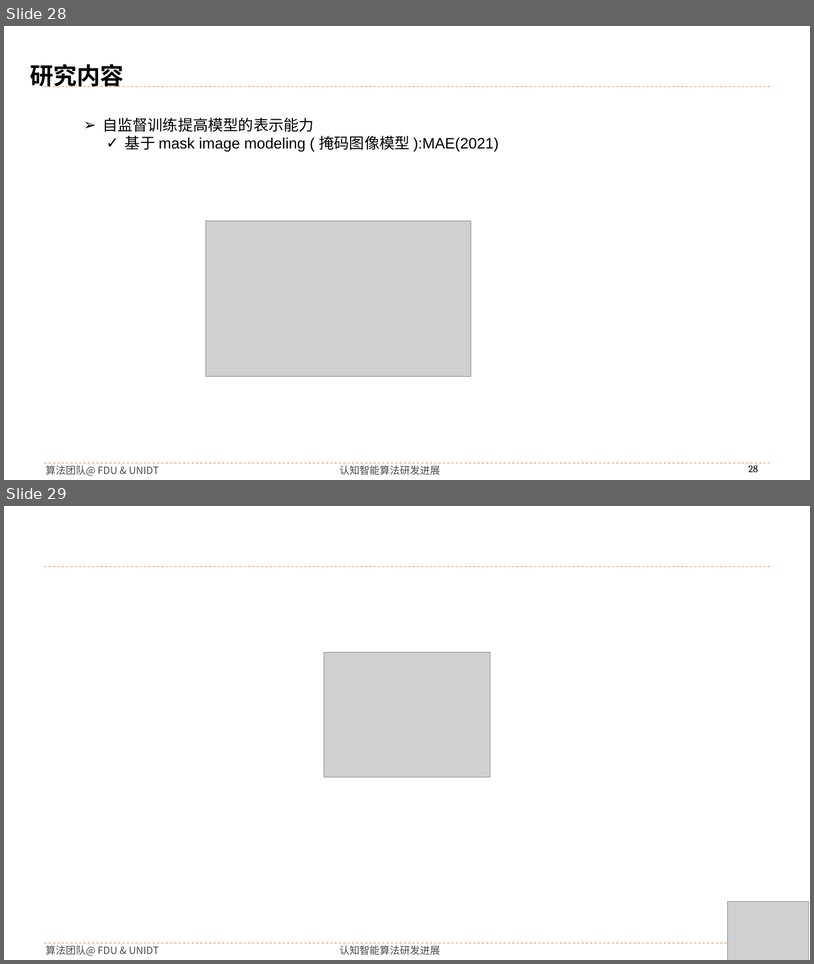
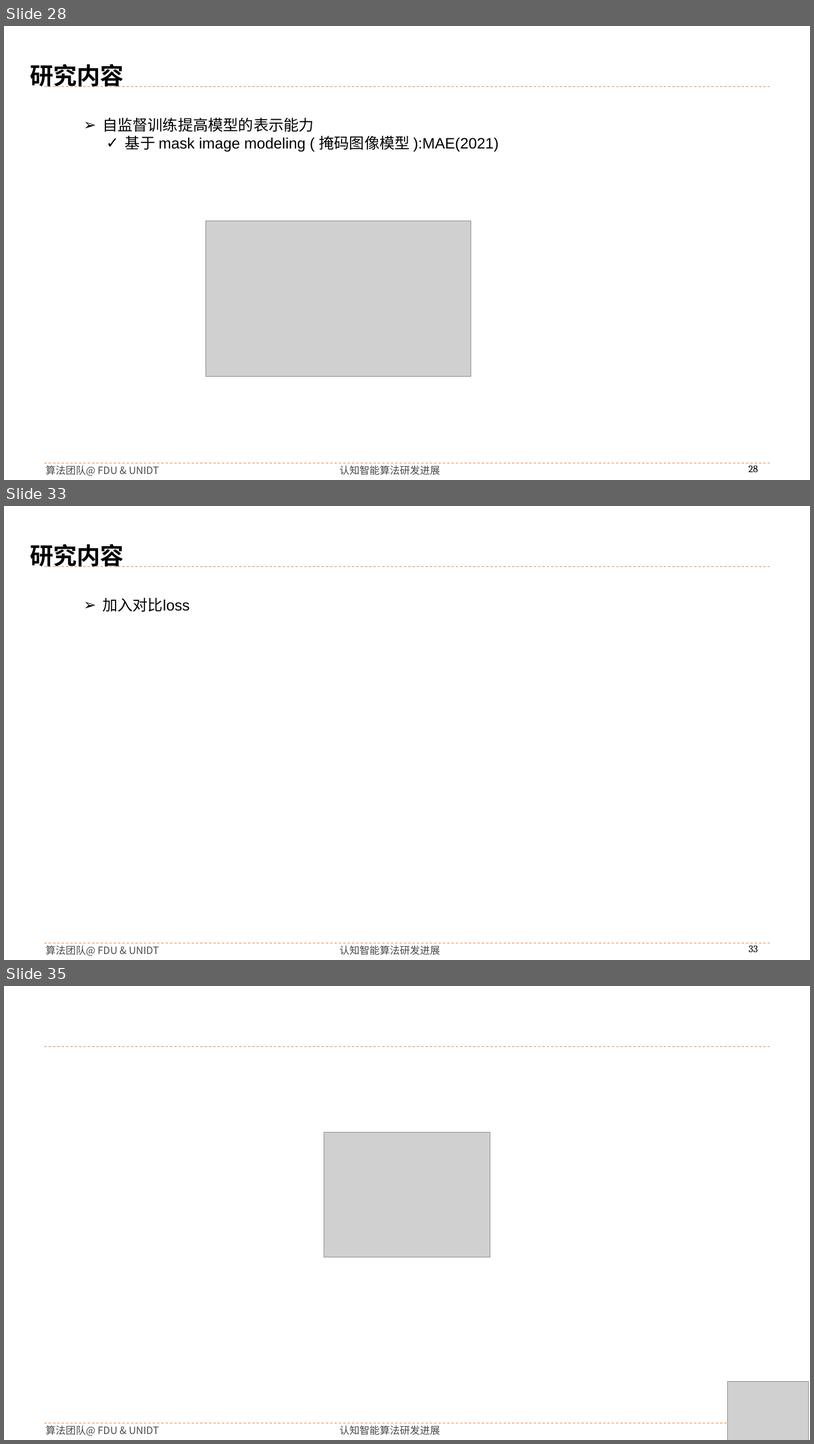
Before and after one commit to buyizhiyou/YYMUncertainty, a slide deck: pre/ddu_pre.pptx. Shown one above the other, each under a label of ours: slides 28 and 29 before the commit, slides 28, 33 and 35 after it; the slides between them are not shown. The pictures are 814x964 and 814x1444 pixels, drawn with LibreOffice and Linux fonts; fonts in the diff are those of the drawing; grey boxes stand for pictures; background and template pictures are left out. Boxes give left, top, right and bottom in pixels: in the first picture for what was removed or moved away, otherwise in the second. Text is boxed around its words. In the diff, an @@ line names an element or a change of style, - is before the commit and + after.

```diff
--- a/pre/ddu_pre.pptx
+++ b/pre/ddu_pre.pptx
@@ slide 33 added at box(4, 506, 810, 960), background #FFFFFF; not listed: 5 template elements that a slide beside it also shows @@
@@ text added at box(30, 544, 124, 567), 28 pt, text #000000, bold @@
+研究内容
@@ text added at box(102, 597, 190, 612), 18 pt, text #000000 @@
+➢ 加入对比loss
@@ what was slide 29 is now slide 35 @@
```
Also in this commit, not shown: 5 other slides added, 28 other files.
